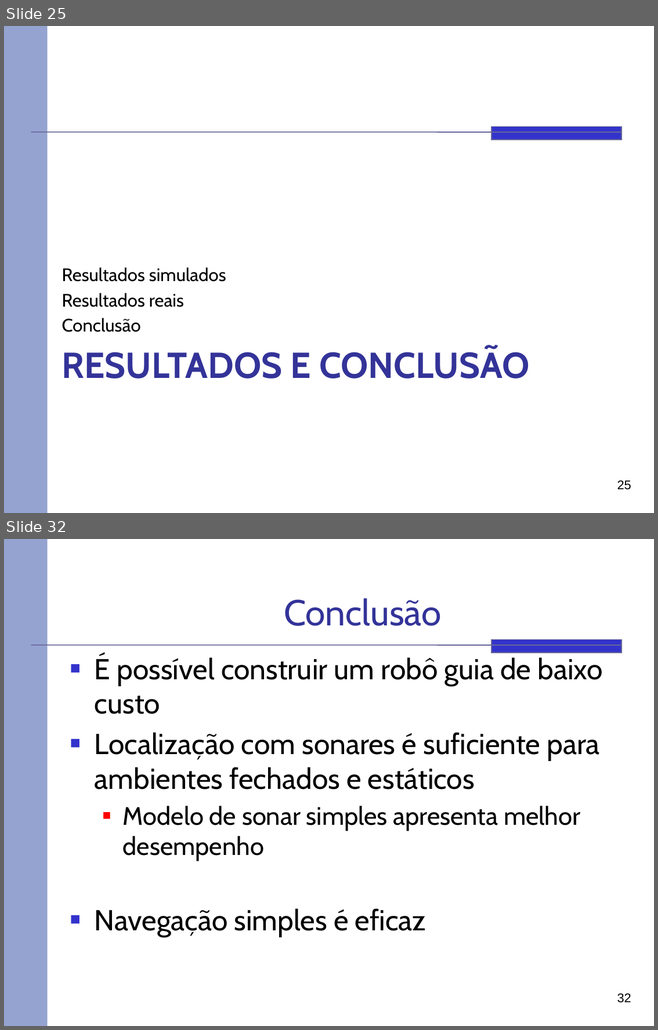
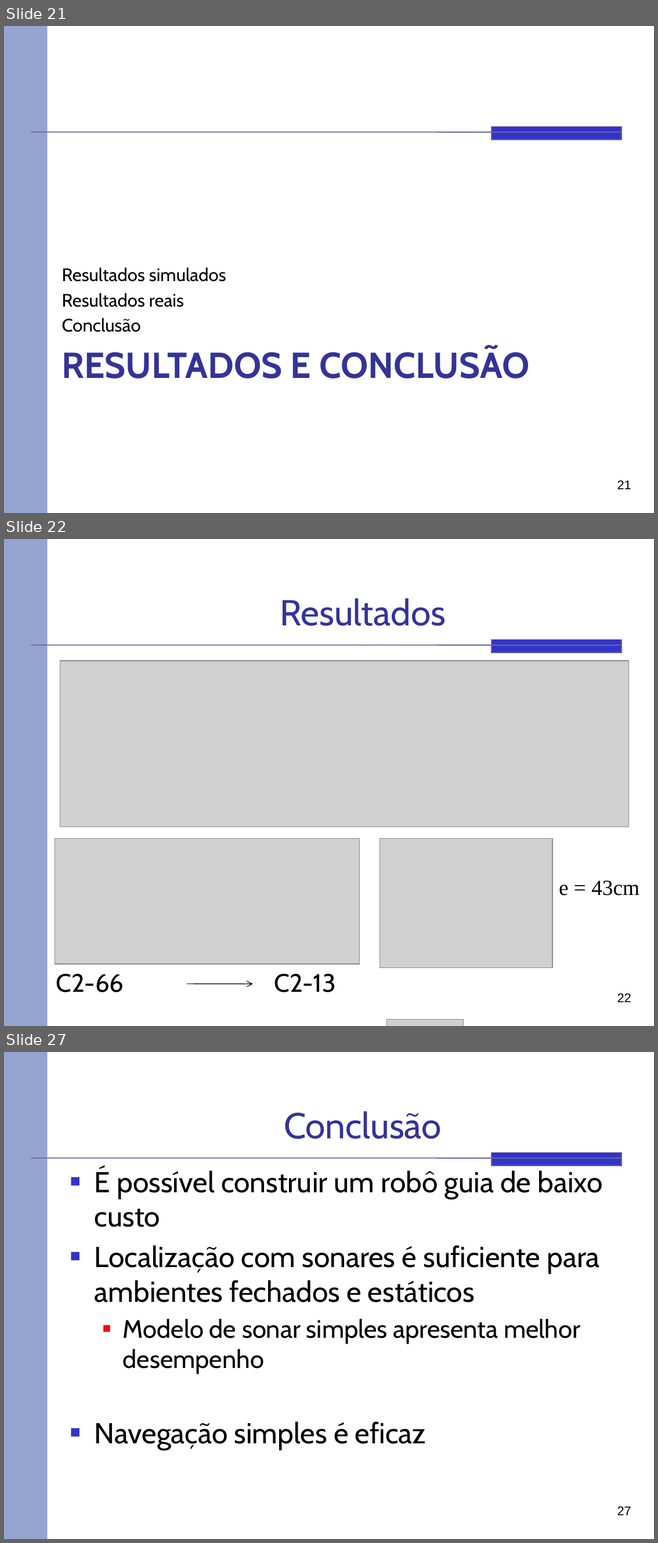
Before and after one commit to rafaelhdr/tccsauron, a slide deck: docs/Apresentação.pptx. Shown one above the other, each under a label of ours: slides 25 and 32 before the commit, slides 21, 22 and 27 after it; the slides between them are not shown. The pictures are 658x1030 and 658x1543 pixels, drawn with LibreOffice and Linux fonts; fonts in the diff are those of the drawing; grey boxes stand for pictures. Boxes give left, top, right and bottom in pixels: in the first picture for what was removed or moved away, otherwise in the second. Text is boxed around its words. In the diff, an @@ line names an element or a change of style, - is before the commit and + after.

```diff
--- a/docs/Apresentação.pptx
+++ b/docs/Apresentação.pptx
@@ slide 22 added at bbox=[4, 539, 654, 1026], background #FFFFFF; not listed: 3 template elements that a slide beside it also shows @@
@@ title added at bbox=[280, 598, 445, 626], 40 pt, text #333399 @@
+Resultados
@@ picture added at bbox=[60, 660, 628, 827] @@
@@ picture added at bbox=[54, 838, 360, 965] @@
@@ picture added at bbox=[379, 838, 552, 968] @@
@@ text added at bbox=[558, 881, 639, 896], 24 pt, text #000000 @@
+e = 43cm
@@ text added at bbox=[56, 974, 124, 993], 28 pt, text #000000 @@
+C2-66
@@ arrow added from (187, 984) to (253, 984), #000000 0.75 pt @@
@@ text added at bbox=[274, 974, 336, 993], 28 pt, text #000000 @@
+C2-13
@@ page number added at bbox=[617, 993, 631, 1002], 14 pt, text #000000 @@
+22
@@ picture added at bbox=[387, 1020, 463, 1026] @@
@@ what was slide 25 is now slide 21 @@
@@ page number at bbox=[617, 480, 631, 489]: text changed @@
-25
+21
@@ what was slide 32 is now slide 27 @@
@@ page number at bbox=[617, 1506, 631, 1515]: text changed @@
-32
+27
```
Also in this commit, not shown: 14 slides changed, 6 slides removed.
